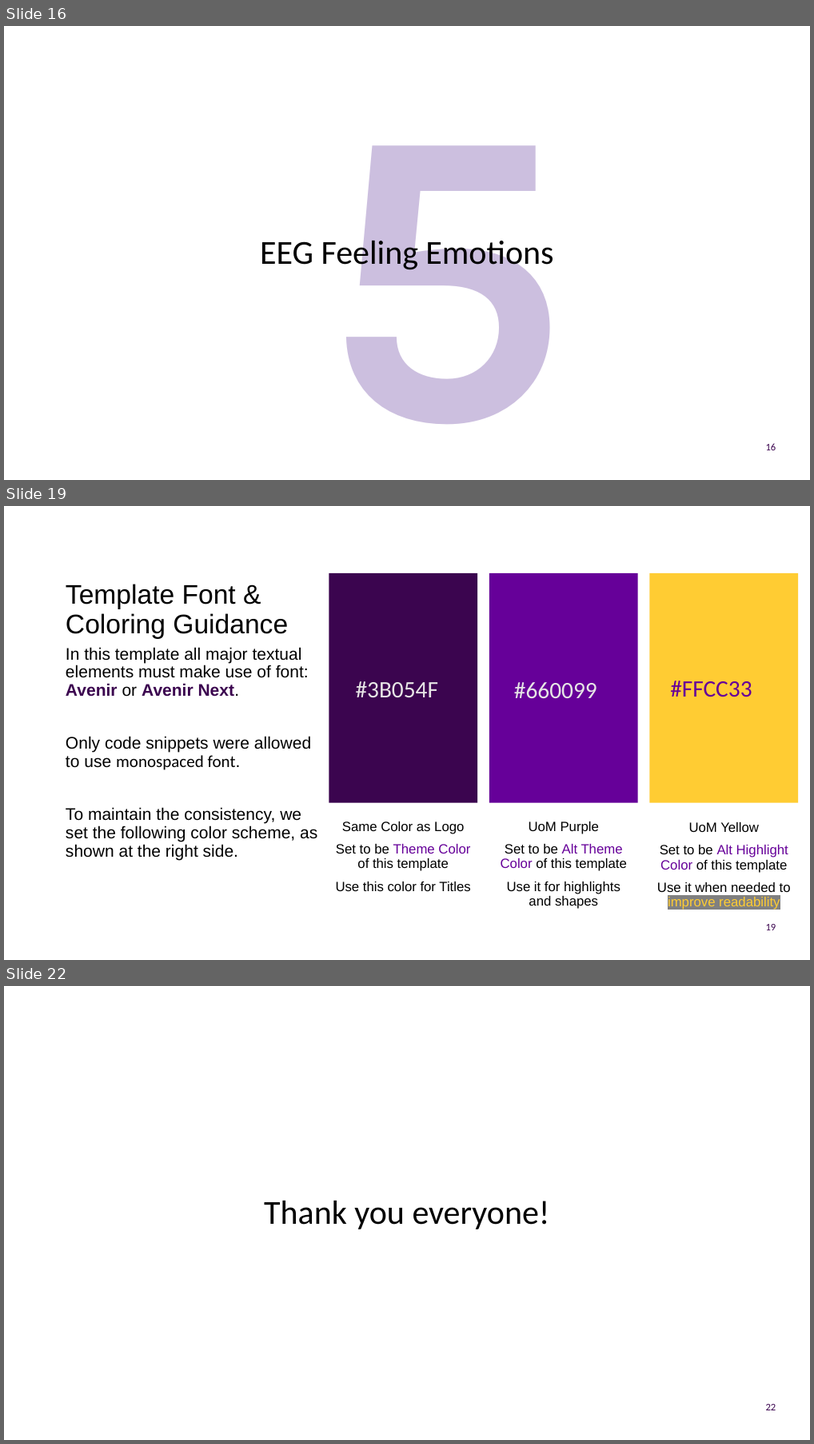
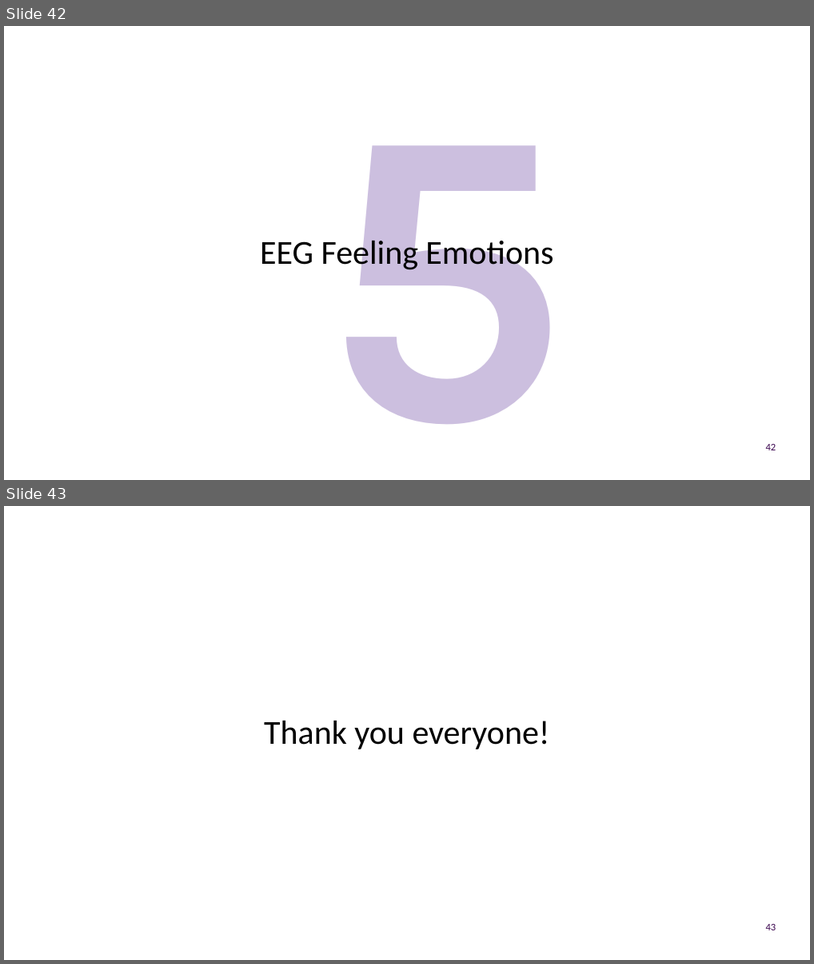
Before and after one commit to UOMDSS/workshops-2022-2023, a slide deck: semester-1/Week-7-EEG-Feeling-Emotions-Logistic-Regression/presentation.pptx. Shown one above the other, each under a label of ours: slides 16, 19 and 22 before the commit, slides 42 and 43 after it; the slides between them are not shown. The pictures are 814x1444 and 814x964 pixels, drawn with LibreOffice and Linux fonts; fonts in the diff are those of the drawing; background and template pictures are left out. Boxes give left, top, right and bottom in pixels: in the first picture for what was removed or moved away, otherwise in the second. Text is boxed around its words. In the diff, an @@ line names an element or a change of style, - is before the commit and + after.

```diff
--- a/semester-1/Week-7-EEG-Feeling-Emotions-Logistic-Regression/presentation.pptx
+++ b/semester-1/Week-7-EEG-Feeling-Emotions-Logistic-Regression/presentation.pptx
@@ slide 19 removed at (4,506,810,960), background #FFFFFF @@
@@ rectangle removed at (330,573,478,803) @@
@@ rectangle removed at (490,573,638,803) @@
@@ rectangle removed at (650,573,799,803) @@
@@ title removed at (66,584,288,639) @@
-Template Font & Coloring Guidance
@@ text removed at (66,647,318,860) @@
-In this template all major textual elements must make use of font: Avenir or Avenir Next.
-Only code snippets were allowed to use monospaced font.
-To maintain the consistency, we set the following color scheme, as shown at the right side.
@@ text removed at (356,681,439,698) @@
-#3B054F
@@ text removed at (514,682,598,699) @@
-#660099
@@ text removed at (670,680,752,696) @@
-#FFCC33
@@ text removed at (336,821,470,891) @@
-Same Color as Logo
-Set to be Theme Color of this template
-Use this color for Titles
@@ text removed at (501,821,627,908) @@
-UoM Purple
-Set to be Alt Theme Color of this template
-Use it for highlights and shapes
@@ text removed at (658,822,791,910) @@
-UoM Yellow
-Set to be Alt Highlight Color of this template
-Use it when needed to improve readability
@@ page number removed at (766,924,777,930) @@
-19
@@ what was slide 16 is now slide 42 @@
@@ page number at (766,444,777,450): text changed @@
-16
+42
@@ what was slide 22 is now slide 43 @@
@@ page number at (766,924,777,930): text changed @@
-22
+43
```
Also in this commit, not shown: 7 slides changed, 27 slides added, 5 other slides removed.
